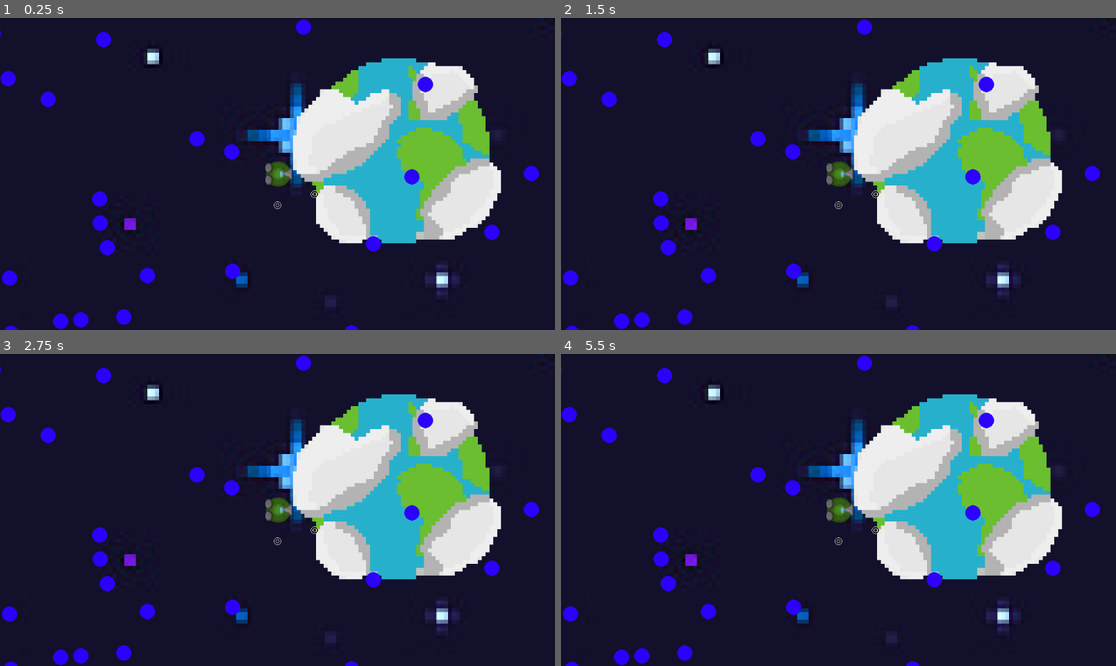
Above: before the commit, frames 1-4 (two rows, left to right).
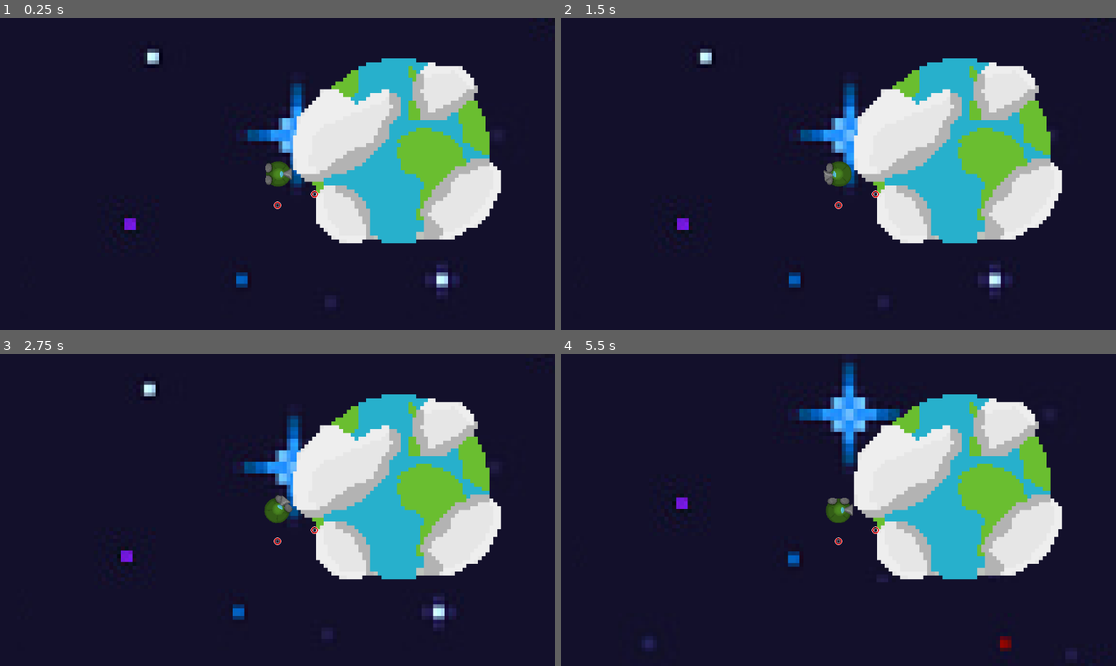
Above: after the commit, the same moments.

Repository: vmaxime03/ZigobarsJam
Game: Godot game, scene res://scenes/TestGenPro.tscn
Same seed, same stepped clock (60 frames per second), same inputs: the game is played once before the commit and once after it. This scene is started directly instead of the project's main scene.
Inputs (mouse positions are in pixels of both pictures, inside the frame that each line leads up to):
- Up to frame 1 (0.25 s): no input
- Up to frame 2 (1.5 s): tap Enter at 0.5 s; move the mouse to (960, 158) at 0.52 s; tap D (d) at 0.6 s; tap E (e) at 0.8, 1.35 s; move the mouse to (727, 189) at 1.27 s
- Up to frame 3 (2.75 s): tap A (q) at 1.55, 2.1 s; tap Space (space) at 2 s; move the mouse to (333, 441) at 2.02 s; tap S (s) at 2.3 s
- Up to frame 4 (5.5 s): move the mouse to (810, 572) at 2.77 s; tap S (s) at 2.85, 5.3 s; tap D (d) at 3.05, 3.6 s; move the mouse to (1005, 556) at 3.52 s; tap E (e) at 3.8, 4.35 s; move the mouse to (672, 463) at 4.27 s; tap A (q) at 4.55 s; move the mouse to (866, 510) at 5.02 s; click (866, 510) at 5.1 s

The runs differ from the first frame. In frame 1, 2.3% of the frame differs, in the area x 0-98%, y 0-100%; in frame 2, 4.4%; in frame 3, 4.0%; in frame 4, 5.9%.
Error before the commit: Cannot call method 'get' on a null value. (res://scripts/player/player.gd:39)
Error after the commit: Invalid access to property or key 'position' on a base object of type 'Node'. (res://scripts/Map/tile_map_layer.gd:38)

Commit message:
astériodes plus rare plus loin

Diff:
--- /dev/null
+++ b/game/scenes/RessourceRare.tscn
@@ -0,0 +1,10 @@
+[gd_scene load_steps=3 format=3 uid="uid://u5wfhbe338x3"]
+
+[ext_resource type="Script" path="res://scripts/objetInteractif/ressource.gd" id="1_sbybf"]
+[ext_resource type="PackedScene" uid="uid://cdxjvtv06syl3" path="res://scenes/bloc.tscn" id="2_cx46o"]
+
+[node name="RessourceRare" type="Node"]
+script = ExtResource("1_sbybf")
+rare = true
+
+[node name="Bloc" parent="." instance=ExtResource("2_cx46o")]
--- a/game/scenes/player.tscn
+++ b/game/scenes/player.tscn
@@ -144,7 +144,7 @@
 "move": SubResource("Animation_qjcpm")
 }
 
-[node name="Player" type="CharacterBody2D" node_paths=PackedStringArray("carbBar", "o2Bar", "interactButton", "body", "arm", "aspirateur") groups=["joueur"]]
+[node name="Player" type="CharacterBody2D" node_paths=PackedStringArray("carbBar", "o2Bar", "interactButton", "body", "arm", "aspirateur", "body_animation_tree", "arm_animation_tree") groups=["joueur"]]
 visibility_layer = 2
 collision_mask = 6
 script = ExtResource("1_5785e")
@@ -155,6 +155,8 @@
 body = NodePath("body")
 arm = NodePath("arm")
 aspirateur = NodePath("arm/Aspirateur")
+body_animation_tree = NodePath("AnimationTree")
+arm_animation_tree = NodePath("AnimationTree")
 
 [node name="CollisionShape2D" type="CollisionShape2D" parent="."]
 shape = SubResource("CircleShape2D_5inrx")
@@ -170,6 +172,19 @@
 
 [node name="Aspirateur" parent="arm" node_paths=PackedStringArray("player") instance=ExtResource("4_t4ctc")]
 player = NodePath("../..")
+
+[node name="AnimationTree" type="AnimationTree" parent="."]
+tree_root = SubResource("AnimationNodeStateMachine_f6ce5")
+anim_player = NodePath("../AnimationPlayer")
+
+[node name="AnimationPlayer" type="AnimationPlayer" parent="."]
+libraries = {
+"": SubResource("AnimationLibrary_4aiqe")
+}
+
+[node name="Camera2D" type="Camera2D" parent="."]
+
+[node name="Arrièreplan" parent="Camera2D" instance=ExtResource("8_mprob")]
 
 [node name="Control" type="Control" parent="."]
 custom_minimum_size = Vector2(32, 32)
@@ -179,7 +194,6 @@
 offset_top = -73.0
 offset_right = 85.0
 offset_bottom = 73.0
-metadata/_edit_group_ = true
 
 [node name="TextureProgressBar" type="TextureProgressBar" parent="Control"]
 custom_minimum_size = Vector2(16, 16)
@@ -226,16 +240,3 @@
 offset_right = 8.0
 offset_bottom = 8.0
 text = "INTERACT"
-
-[node name="AnimationTree" type="AnimationTree" parent="."]
-tree_root = SubResource("AnimationNodeStateMachine_f6ce5")
-anim_player = NodePath("../AnimationPlayer")
-
-[node name="AnimationPlayer" type="AnimationPlayer" parent="."]
-libraries = {
-"": SubResource("AnimationLibrary_4aiqe")
-}
-
-[node name="Camera2D" type="Camera2D" parent="."]
-
-[node name="Arrièreplan" parent="Camera2D" instance=ExtResource("8_mprob")]
--- a/game/scripts/Map/tile_map_layer.gd
+++ b/game/scripts/Map/tile_map_layer.gd
@@ -3,6 +3,7 @@
 @export var concentrationDechet : int = 1
 # Called when the node enters the scene tree for the first time.
 @onready var r = preload("res://scenes/Ressource.tscn")
+@onready var rr = preload("res://scenes/RessourceRare.tscn")
 func _ready() -> void:
 	generate_map(player.position)
 
@@ -28,10 +29,15 @@
 				var y= RandomNumberGenerator.new().randi_range(0,50)
 				if(x>pos_x+10||x<pos_x-10):
 					if(y>pos_y+10||y<pos_y-10):
-						var r = r.instantiate()
-						r.position.x = x1+x;
-						r.position.y = y1+y;
-						add_child(r)
+						var rare = randf_range(0,1)*(x1+x+y1+y)/20000
+						var node
+						if(rare>0.9):
+							node = r.instantiate()
+						else:
+							node = rr.instantiate()
+						node.position.x = x1+x;
+						node.position.y = y1+y;
+						add_child(node)
 			y1 += 50
 		y1 = -player.carb-hauteur
 		x1 +=50
--- a/game/scripts/objetInteractif/ressource.gd
+++ b/game/scripts/objetInteractif/ressource.gd
@@ -24,12 +24,14 @@
 		possede_boite_noire = false
 	match type:
 		0:
-			if(randi_range(0,1)==0):
+			if (rare):
+				get_child(0).get_child(1).texture = ResourceLoader.load("res://assets/art/dechets/asteroidGold.png")
+			elif(randi_range(0,1)==0):
+				get_child(0).get_child(1).texture = ResourceLoader.load("res://assets/art/dechets/asteroide2.png")
+			else:
 				get_child(0).get_child(1).texture = ResourceLoader.load("res://assets/art/dechets/asteroide1.png")
-			else:
-				get_child(0).get_child(1).texture = ResourceLoader.load("res://assets/art/dechets/asteroide2.png")
 		1:
-			if(randi_range(0,1)==0):
+			if(rare):
 				get_child(0).get_child(1).texture = ResourceLoader.load("res://assets/art/dechets/debris1.png")
 			else:
 				get_child(0).get_child(1).texture = ResourceLoader.load("res://assets/art/dechets/debris2.png")
@@ -43,6 +45,7 @@
 	if(rare):
 		value *=rare_coefficient
 	value += value*type
+
 	return int(value)
 func _getBoiteNoire()->String:
 	var boite_noire =""
--- a/game/scripts/player/player.gd
+++ b/game/scripts/player/player.gd
@@ -36,9 +36,9 @@
 @export var arm : Sprite2D
 @export var aspirateur : Aspirateur
 @export var body_animation_tree : AnimationTree
-var body_state_machine : AnimationNodeStateMachinePlayback = body_animation_tree.get("parameters/playback")
+@onready var body_state_machine : AnimationNodeStateMachinePlayback = body_animation_tree.get("parameters/playback")
 @export var arm_animation_tree : AnimationTree
-var arm_state_machine : AnimationNodeStateMachinePlayback = arm_animation_tree.get("parameters/playback")
+@onready var arm_state_machine : AnimationNodeStateMachinePlayback = arm_animation_tree.get("parameters/playback")
 
 var isObjetInteractifProche : bool = false
 var objetInteractifProche : ObjetInteractif = null
